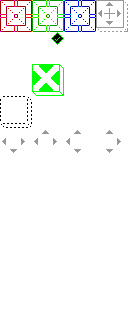
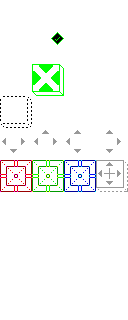
Layered file, before and after one edit (128x320). Changes by layer:
painted on "Layer" over [0, 0, 128, 192]
